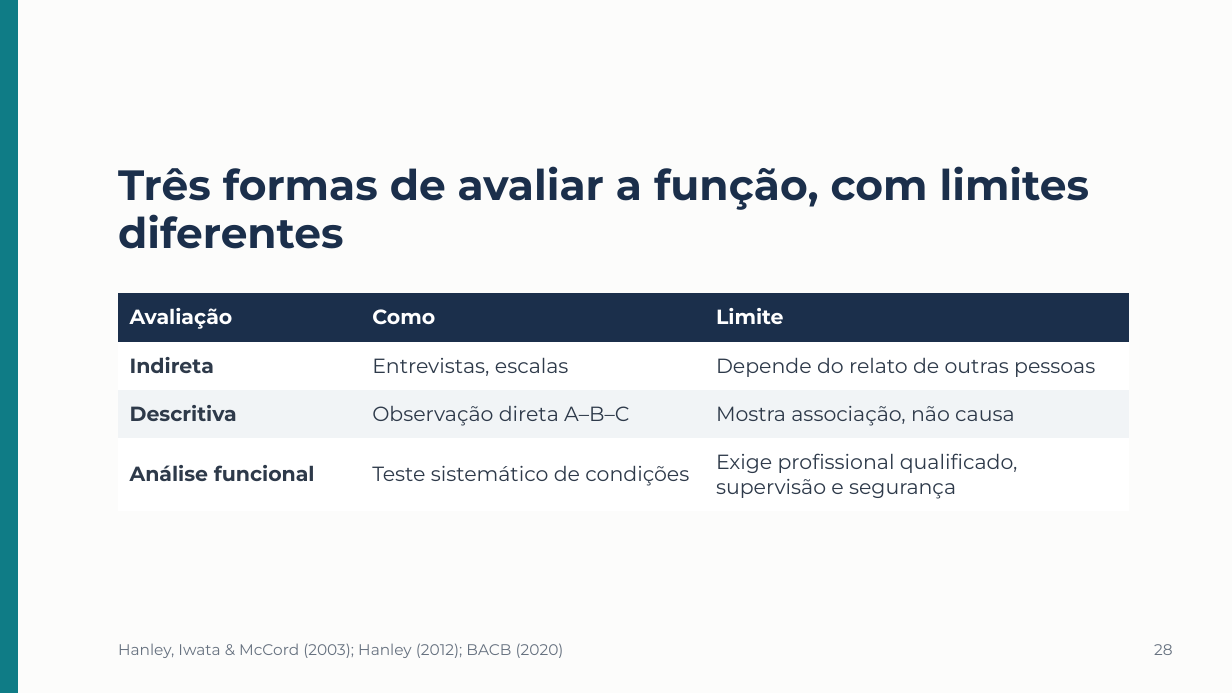
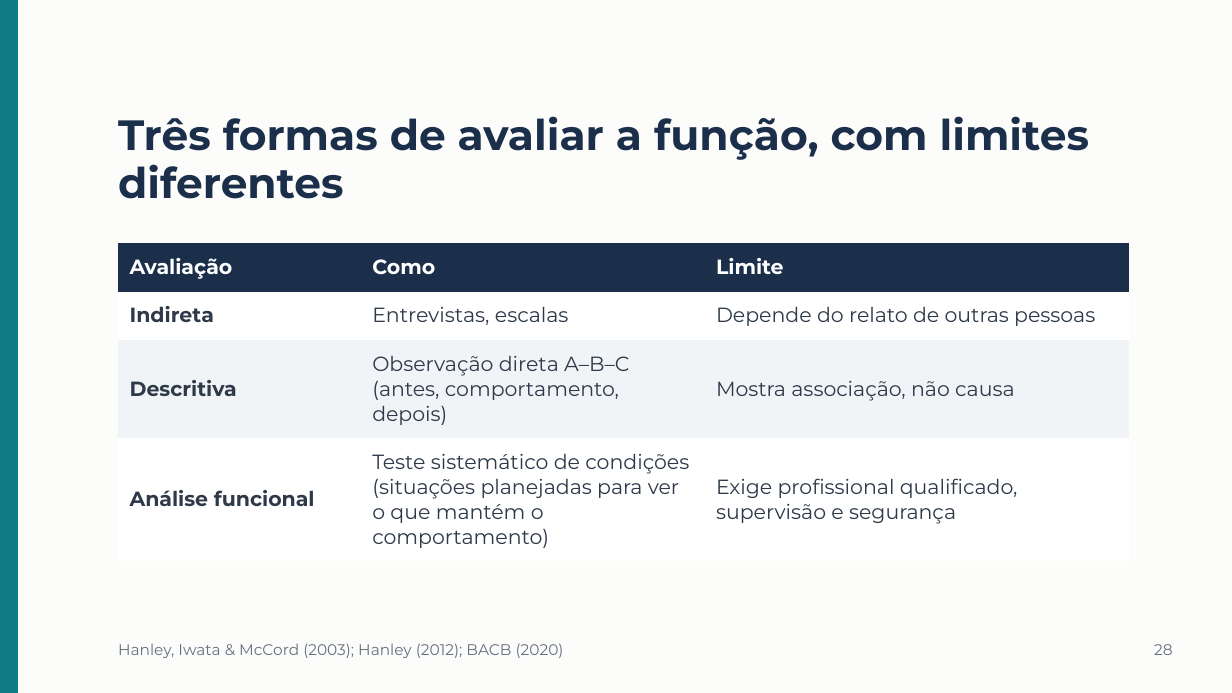
Before and after one commit to betinabinatti/CORE_WORKSHOP_ABA_TEA.md, a slide deck: slide 31 of workshop-aba-tea-lacc/apresentacao/Apresentacao_Workshop_ABA_TEA.pptx. Drawn at 1232x693 pixels with LibreOffice and Linux fonts; fonts in the diff are those of the drawing. Boxes give left, top, right and bottom in pixels: in the first picture for what was removed or moved away, otherwise in the second. Text is boxed around its words. In the diff, an @@ line names an element or a change of style, - is before the commit and + after.

```diff
--- a/workshop-aba-tea-lacc/apresentacao/Apresentacao_Workshop_ABA_TEA.pptx
+++ b/workshop-aba-tea-lacc/apresentacao/Apresentacao_Workshop_ABA_TEA.pptx
@@ text "Três formas de avaliar a ...": place and size @@
-text "Três formas de avaliar a ..." at [118,166,1090,249]
+text "Três formas de avaliar a ..." at [118,116,1090,199]
@@ table at [118,243,1130,561] @@
-row 3, column 2: Observação direta A–B–C
+row 3, column 2: Observação direta A–B–C (antes, comportamento, depois)
-row 4, column 2: Teste sistemático de condições
+row 4, column 2: Teste sistemático de condições (situações planejadas para ver o que mantém o comportamento)
@@ table: place and size @@
-table at [118,294,1130,511]
+table at [118,243,1130,561]
```
Also in this commit, not shown: 26 other slides changed, 1 slide added, 2 slides removed, 40 other files.
